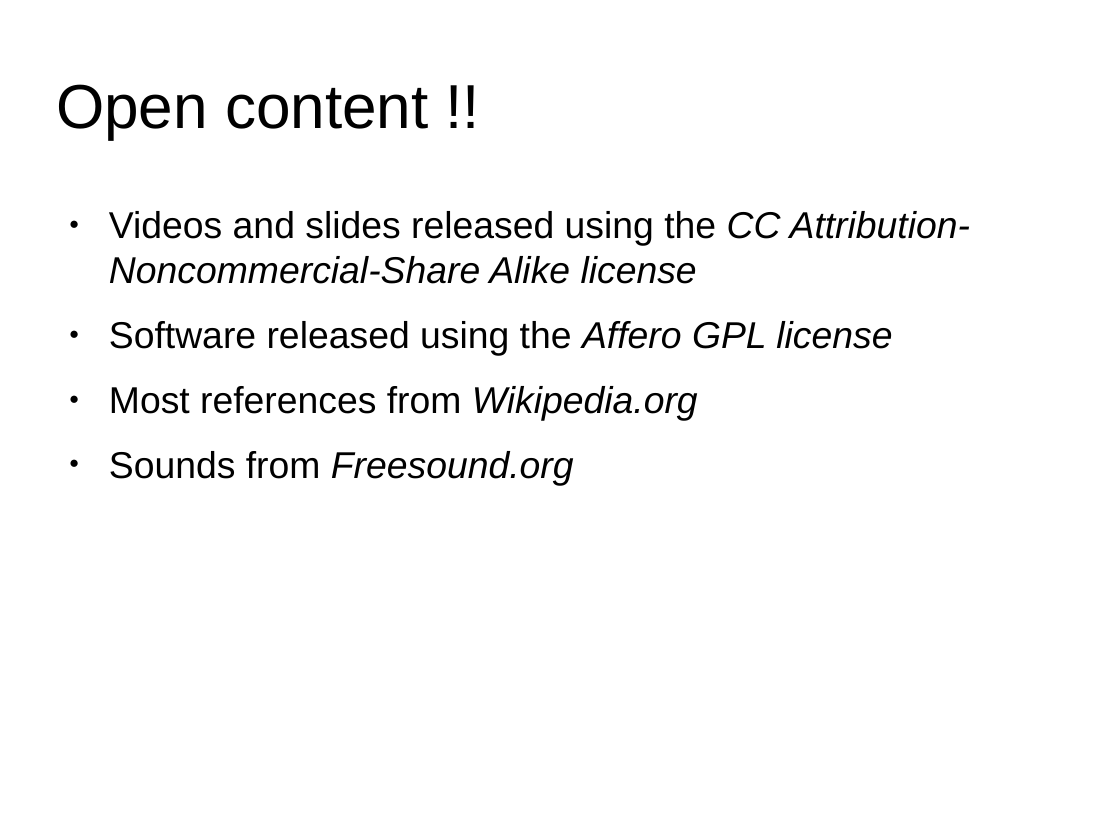
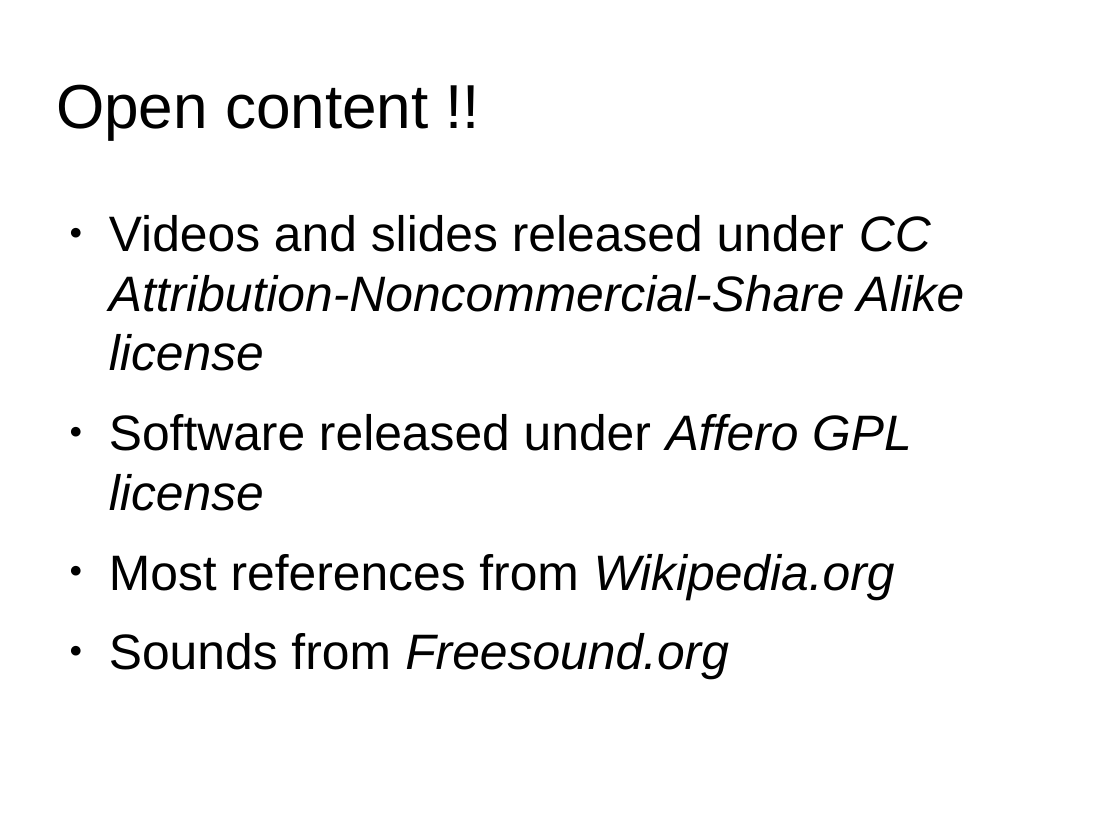
Before and after one commit to MTG/sms-tools, a slide deck: slide 7 of lectures/01-Introduction/1T1-Welcome.odp. Drawn at 1120x840 pixels with LibreOffice and Linux fonts; fonts in the diff are those of the drawing. Boxes give left, top, right and bottom in pixels: in the first picture for what was removed or moved away, otherwise in the second. Text is boxed around its words. In the diff, an @@ line names an element or a change of style, - is before the commit and + after.

Commit message:
small changes to slides
formatting changed and some text changes

```diff
--- a/lectures/01-Introduction/1T1-Welcome.odp
+++ b/lectures/01-Introduction/1T1-Welcome.odp
@@ text at (109, 215, 965, 511): text changed; size 24 to 32 pt @@
-● Videos and slides released using the CC Attribution-Noncommercial-Share Alike license
-● Software released using the Affero GPL license
+● Videos and slides released under CC Attribution-Noncommercial-Share Alike license
+● Software released under Affero GPL license
@@ text at (109, 554, 895, 680): size 24 to 32 pt in "Most references from Wikipedia.org", "Sounds from Freesound.org" @@
```
Also in this commit, not shown: 3 other slides changed, 16 other files.
